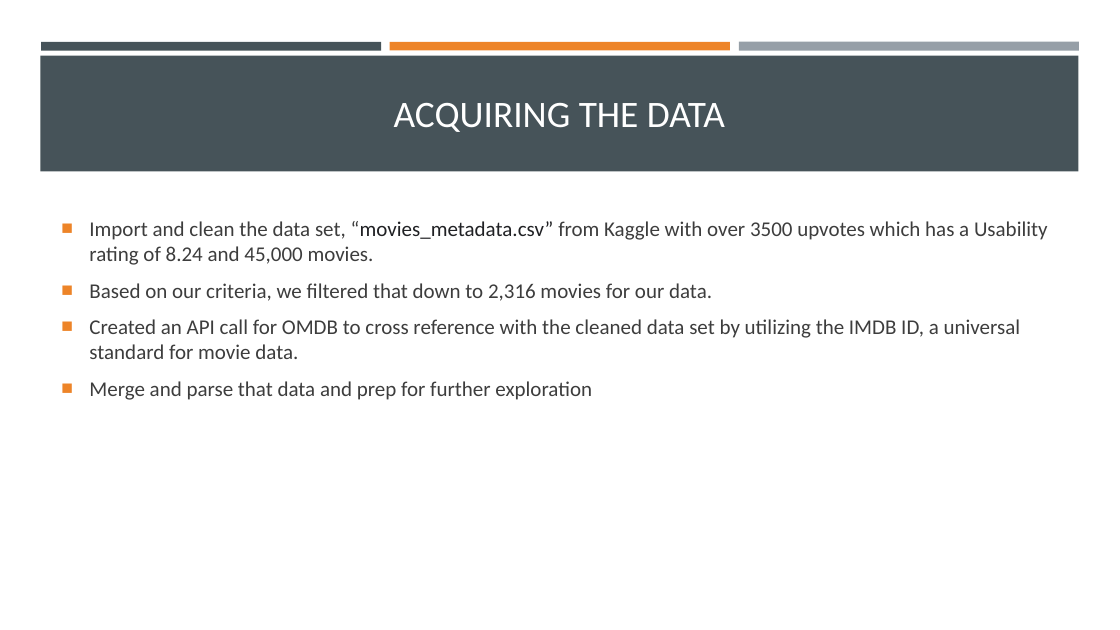
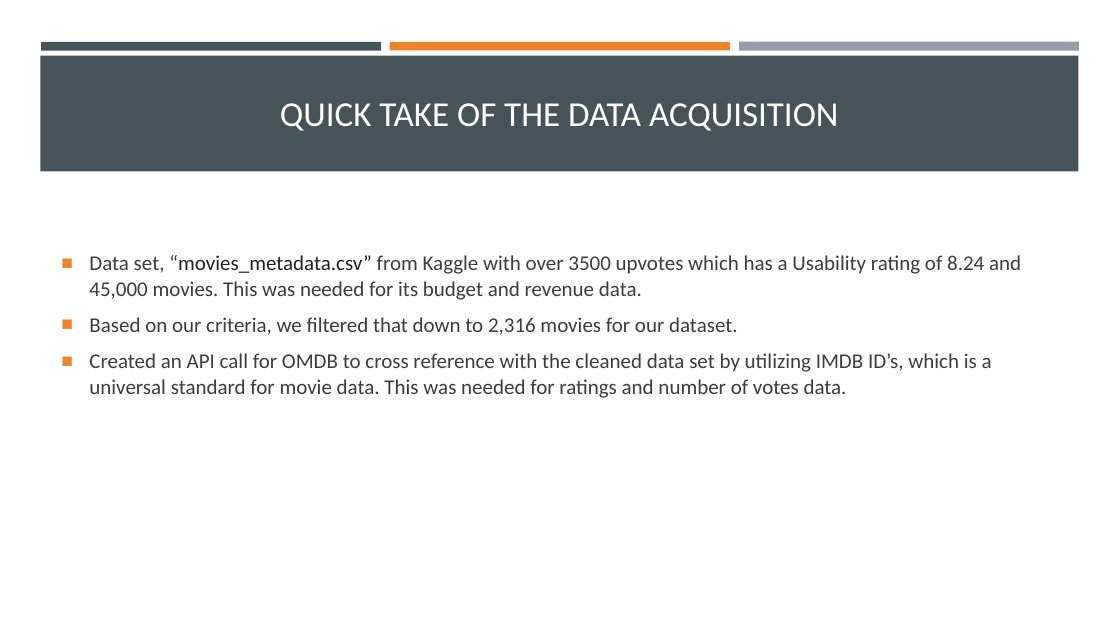
Before and after one commit to Robotrousers/Group1Proj1, a slide deck: slide 3 of MoMoviesPrez_WithCode.pptx. Drawn at 1120x630 pixels with LibreOffice and Linux fonts; fonts in the diff are those of the drawing. Boxes give left, top, right and bottom in pixels: in the first picture for what was removed or moved away, otherwise in the second. Text is boxed around its words. In the diff, an @@ line names an element or a change of style, - is before the commit and + after.

```diff
--- a/MoMoviesPrez_WithCode.pptx
+++ b/MoMoviesPrez_WithCode.pptx
@@ title at bbox=[280, 103, 838, 131]: text changed; size 32 to 30 pt @@
-ACQUIRING THE DATA
+QUICK TAKE OF THE DATA ACQUISITION
@@ text at bbox=[89, 255, 1021, 398]: text changed @@
-■ Import and clean the data set, “movies_metadata.csv” from Kaggle with over 3500 upvotes which has a Usability rating of 8.24 and 45,000 movies.
-■ Based on our criteria, we filtered that down to 2,316 movies for our data.
-■ Created an API call for OMDB to cross reference with the cleaned data set by utilizing the IMDB ID, a universal standard for movie data.
-■ Merge and parse that data and prep for further exploration
+■ Data set, “movies_metadata.csv” from Kaggle with over 3500 upvotes which has a Usability rating of 8.24 and 45,000 movies. This was needed for its budget and revenue data.
+■ Based on our criteria, we filtered that down to 2,316 movies for our dataset.
+■ Created an API call for OMDB to cross reference with the cleaned data set by utilizing IMDB ID’s, which is a universal standard for movie data. This was needed for ratings and number of votes data.
```
Also in this commit, not shown: 1 other slide changed.
